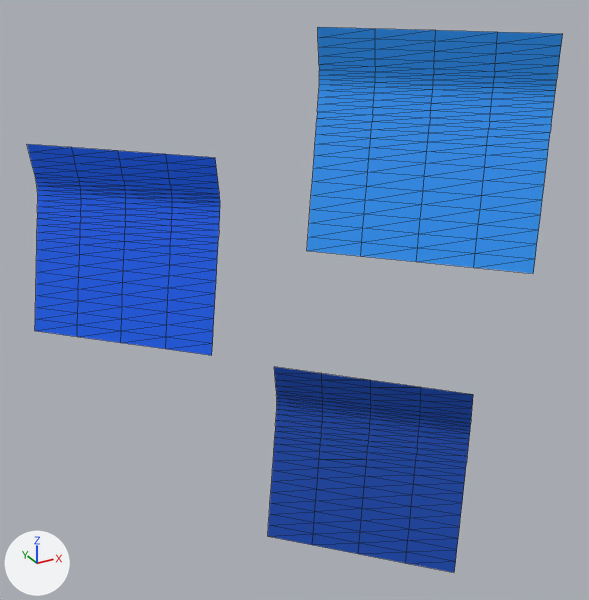
An edit to the glTF model src/worlds/KIN_ShootAndDrop/assets/models/Stickies.glb, drawn before and after from the same camera.
Before and after are seen from a 50 mm lens placed at (351.6, 392.9, 235.5), pointed at (386.3, 456.1, 203.9). The lights are fixed; the arrows at lower left show +X, +Y and +Z. Mesh edges are drawn as thin lines. Where no turn or scale is listed for an object, it has been applied to the vertices.

Before the edit, the objects in view are built like this:
```python
mat_lambert28 = principled_material('lambert28')
mat_lambert28.base_color = (0.0203, 0.323, 1.0)  # blue #279aff
mat_lambert28.roughness = 0.6
mat_lambert29 = principled_material('lambert29')
mat_lambert29.base_color = (0.00091, 0.114, 0.905)  # blue #035ff4
mat_lambert29.roughness = 0.6
mat_lambert30 = principled_material('lambert30')
mat_lambert30.base_color = (0.00091, 0.063, 0.44)  # blue #0347b1
mat_lambert30.roughness = 0.6
me_pplane3_lambert29_0 = bpy.data.meshes.new('pPlane3_lambert29_0')
me_pplane3_lambert29_0.from_pydata(...)  # 125 vertices, 192 faces; spans x -8.8..7.8, y -8.8..7.8, z -9.5..9.4
me_pplane3_lambert29_0.materials.append(mat_lambert29)  # blue #035ff4
me_pplane4_lambert28_0 = bpy.data.meshes.new('pPlane4_lambert28_0')
me_pplane4_lambert28_0.from_pydata(...)  # 125 vertices, 192 faces; spans x -8.8..7.8, y -8.8..7.8, z -9.5..9.4
me_pplane4_lambert28_0.materials.append(mat_lambert28)  # blue #279aff
me_pplane5_lambert30_0 = bpy.data.meshes.new('pPlane5_lambert30_0')
me_pplane5_lambert30_0.from_pydata(...)  # 125 vertices, 192 faces; spans x -8.8..7.8, y -8.8..7.8, z -9.5..9.4
me_pplane5_lambert30_0.materials.append(mat_lambert30)  # blue #0347b1
ob_pplane3_lambert29_0 = bpy.data.objects.new('pPlane3_lambert29_0', me_pplane3_lambert29_0)
ob_pplane3_lambert29_0.location = (373.6, 467.8, 208.0)
ob_pplane4_lambert28_0 = bpy.data.objects.new('pPlane4_lambert28_0', me_pplane4_lambert28_0)
ob_pplane4_lambert28_0.location = (394.6, 447.7, 219.5)
ob_pplane5_lambert30_0 = bpy.data.objects.new('pPlane5_lambert30_0', me_pplane5_lambert30_0)
ob_pplane5_lambert30_0.location = (391.4, 450.1, 187.0)
```
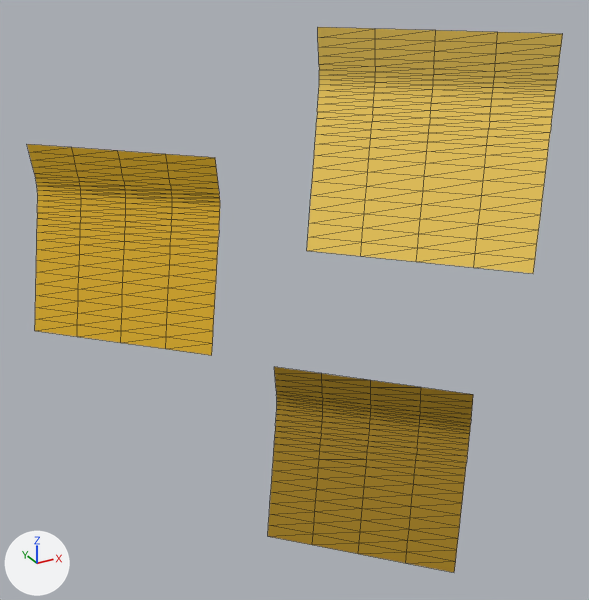
Changed parts and their boxes [x1, y1, x2, y2] in the pictures (589 x 600 px):
'pPlane4_lambert28_0', recoloured (blue to yellow): [307, 27, 563, 273] in both
'pPlane3_lambert29_0', recoloured (blue to yellow): [27, 144, 220, 355] in both
'pPlane5_lambert30_0', recoloured (blue to yellow): [268, 367, 473, 572] in both

The change in detail:
Material 'lambert28' (mat_lambert28) changes colour from blue #279aff to yellow #ffd75e; in linear values from (0.0203, 0.323, 1.0) to (1.0, 0.68, 0.112).
Material 'lambert29' (mat_lambert29) changes colour from blue #035ff4 to yellow #e6b520; in linear values from (0.00091, 0.114, 0.905) to (0.791, 0.462, 0.0144).
Material 'lambert30' (mat_lambert30) changes colour from blue #0347b1 to yellow #ab8513; in linear values from (0.00091, 0.063, 0.44) to (0.407, 0.235, 0.00651).
